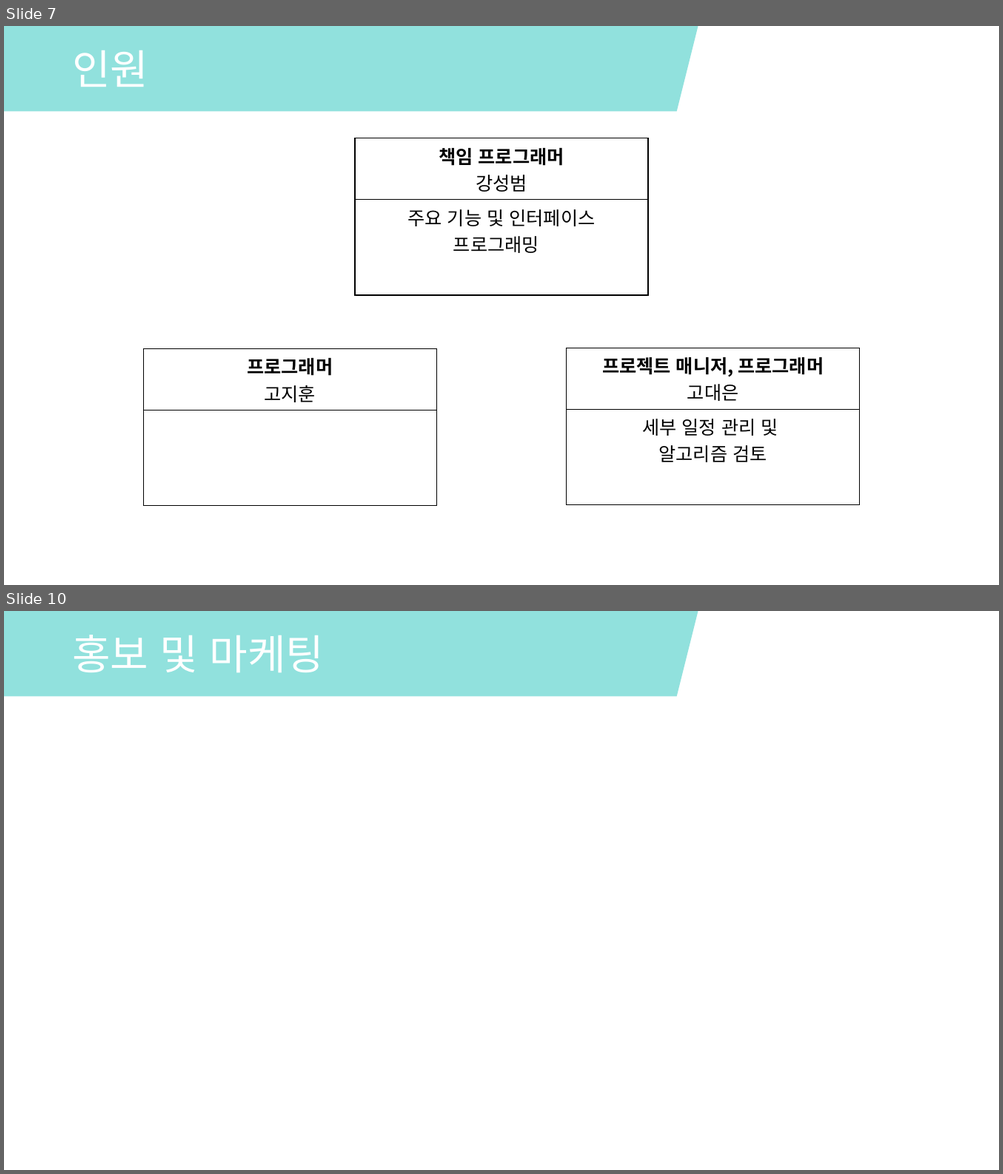
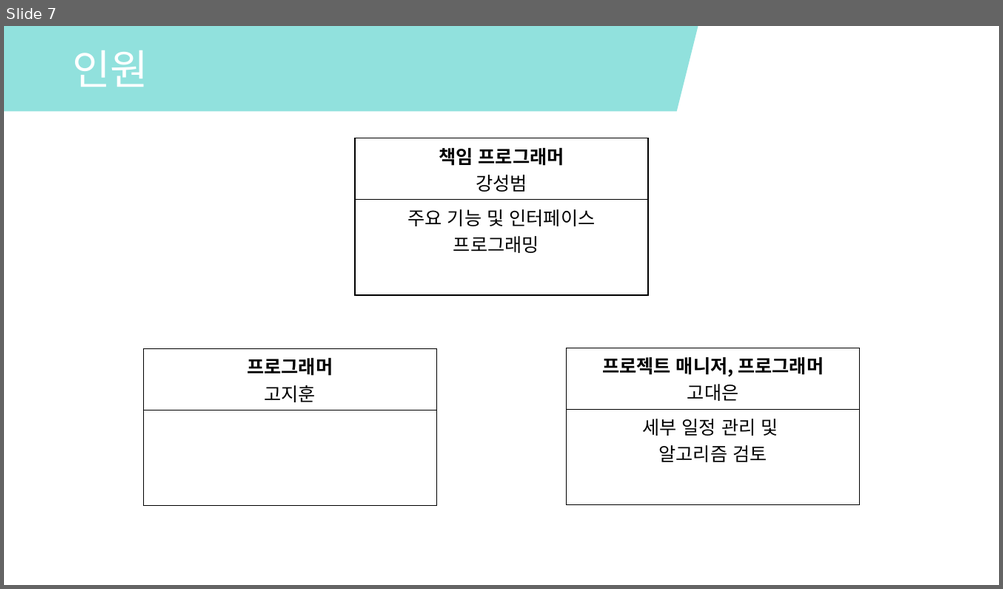
Before and after one commit to kang-seongbeom/Easy-Application, a slide deck: TaskFlow.pptx. Shown one above the other, each under a label of ours: slides 7 and 10 before the commit, slide 7 after it; the slides between them are not shown. The pictures are 1003x1174 and 1003x589 pixels, drawn with LibreOffice and Linux fonts; fonts in the diff are those of the drawing. Boxes give left, top, right and bottom in pixels: in the first picture for what was removed or moved away, otherwise in the second. Text is boxed around its words. In the diff, an @@ line names an element or a change of style, - is before the commit and + after.

```diff
--- a/TaskFlow.pptx
+++ b/TaskFlow.pptx
@@ slide 10 removed at [4, 611, 999, 1170], background #FFFFFF @@
@@ parallelogram removed at [4, 611, 698, 696] @@
@@ text removed at [72, 635, 324, 672] @@
-홍보 및 마케팅
```
Also in this commit, not shown: 2 slides changed.
